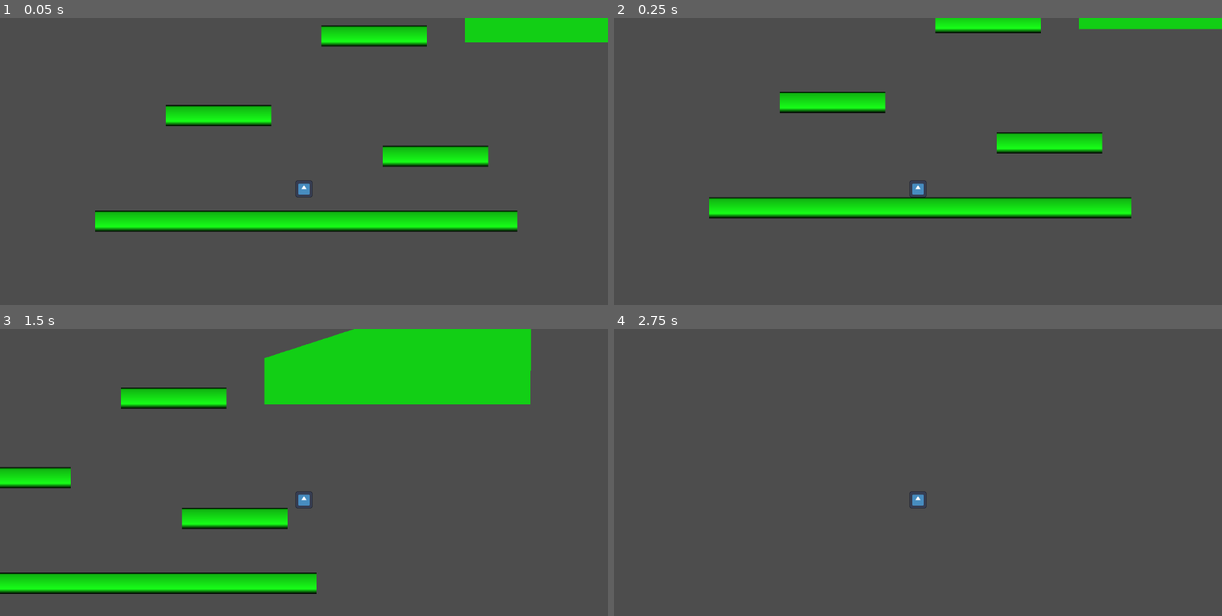
Above: before the commit, frames 1-4 (two rows, left to right).
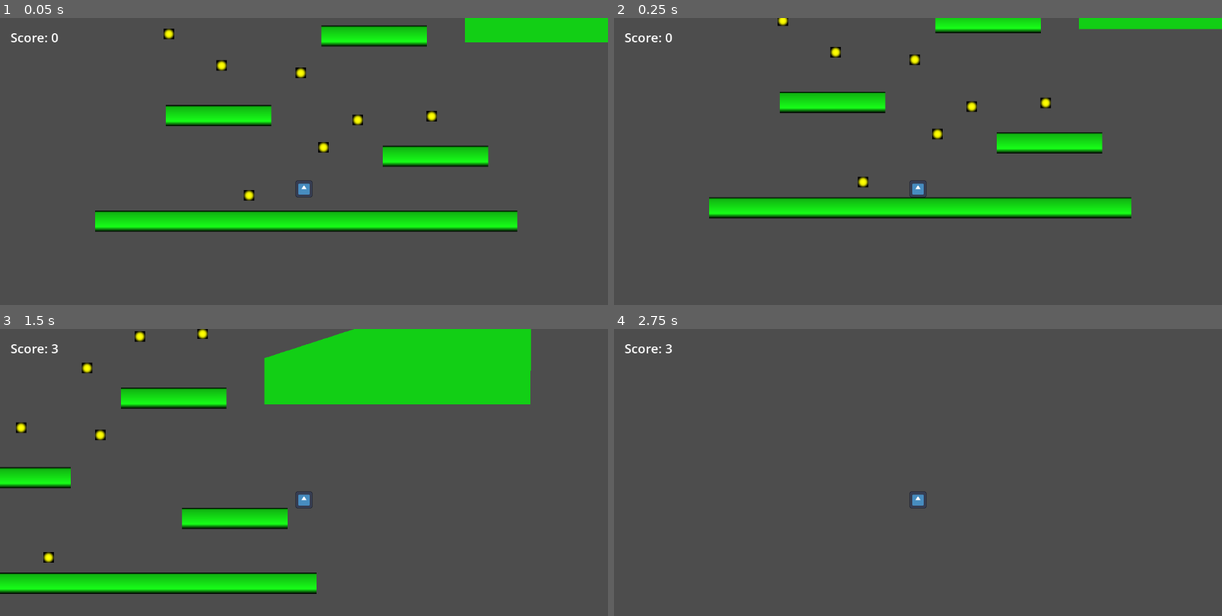
Above: after the commit, the same moments.

Repository: codeSmith12/Godot_AI_Curriculum
Game: Godot game, scene res://scenes/world.tscn
Two runs of this game, one before a commit and one after it. Both use one fixed random seed, a clock stepped at 60 frames per second and the inputs below. The engine's default icon, where the game draws it, is replaced by a stand-in: a white triangle on a blue panel in a dark square.
Inputs:
- Up to frame 1 (0.05 s): no input
- Up to frame 2 (0.25 s): no input
- Up to frame 3 (1.5 s): tap Enter (ui_accept) at 0.5, 0.77 s; hold Right (ui_right) from 0.53 s (still down)
- Up to frame 4 (2.75 s): tap Enter (ui_accept) at 1.52 s; release Right (ui_right) at 2.03 s; hold Left (ui_left) from 2.03 s (still down)

The runs differ from the first frame. In frame 1, 0.6% of the frame differs, in the area x 1-72%, y 3-64%; in frame 2, 0.6%; in frame 3, 0.5%; in frame 4, 0.1%.

Commit message:
Lesson 3 - Creating the Coin

Diff:
--- a/Platformer/project.godot
+++ b/Platformer/project.godot
@@ -15,6 +15,14 @@
 config/features=PackedStringArray("4.6", "Forward Plus")
 config/icon="res://icon.svg"
 
+[autoload]
+
+GameState="*uid://cp6yn0sr6ee3t"
+
+[global_group]
+
+player=""
+
 [physics]
 
 3d/physics_engine="Jolt Physics"
--- /dev/null
+++ b/Platformer/scenes/coin.gd
@@ -0,0 +1,7 @@
+extends Area2D
+
+
+func _on_body_entered(body: Node2D) -> void:
+	if body.is_in_group("player"):
+		GameState.add_coin()
+		queue_free()
--- /dev/null
+++ b/Platformer/scenes/coin.tscn
@@ -0,0 +1,29 @@
+[gd_scene format=3 uid="uid://bqpk47h2u8j1a"]
+
+[ext_resource type="Script" uid="uid://coorr6jgg2f2e" path="res://scenes/coin.gd" id="1_rwqht"]
+
+[sub_resource type="Gradient" id="Gradient_kahox"]
+offsets = PackedFloat32Array(0.09337349, 0.19879518, 0.37048194)
+colors = PackedColorArray(1, 1, 0, 1, 0.89457834, 0.89457834, 0, 1, 0, 0, 0, 1)
+
+[sub_resource type="GradientTexture2D" id="GradientTexture2D_rwqht"]
+gradient = SubResource("Gradient_kahox")
+width = 20
+height = 20
+fill = 1
+fill_from = Vector2(0.5, 0.5)
+fill_to = Vector2(2, 0.5)
+
+[sub_resource type="CircleShape2D" id="CircleShape2D_i64fm"]
+radius = 12.0
+
+[node name="Coin" type="Area2D" unique_id=1742568571]
+script = ExtResource("1_rwqht")
+
+[node name="Sprite2D" type="Sprite2D" parent="." unique_id=709174647]
+texture = SubResource("GradientTexture2D_rwqht")
+
+[node name="CollisionShape2D" type="CollisionShape2D" parent="." unique_id=1119624770]
+shape = SubResource("CircleShape2D_i64fm")
+
+[connection signal="body_entered" from="." to="." method="_on_body_entered"]
--- a/Platformer/scenes/player.tscn
+++ b/Platformer/scenes/player.tscn
@@ -6,7 +6,7 @@
 [sub_resource type="RectangleShape2D" id="RectangleShape2D_g2els"]
 size = Vector2(32, 32)
 
-[node name="Player" type="CharacterBody2D" unique_id=980844804]
+[node name="Player" type="CharacterBody2D" unique_id=980844804 groups=["player"]]
 script = ExtResource("1_g2els")
 speed = 400.0
 jump_velocity = -550.0
--- /dev/null
+++ b/Platformer/scenes/score_label.gd
@@ -0,0 +1,9 @@
+extends Label
+
+
+func _ready():
+	GameState.score_changed.connect(update_score)
+	GameState.reset_score()
+
+func update_score(new_score):
+	text = "Score: " + str(new_score)
--- a/Platformer/scenes/world.tscn
+++ b/Platformer/scenes/world.tscn
@@ -2,6 +2,8 @@
 
 [ext_resource type="PackedScene" uid="uid://pbmoqjvodepq" path="res://scenes/player.tscn" id="1_nnsk1"]
 [ext_resource type="PackedScene" uid="uid://da3arnja7nvk5" path="res://scenes/platform.tscn" id="1_rwgxs"]
+[ext_resource type="PackedScene" uid="uid://bqpk47h2u8j1a" path="res://scenes/coin.tscn" id="3_4wyf3"]
+[ext_resource type="Script" uid="uid://ythhnmcc0548" path="res://scenes/score_label.gd" id="4_k0juu"]
 
 [sub_resource type="RectangleShape2D" id="RectangleShape2D_rwgxs"]
 size = Vector2(200, 40)
@@ -19,143 +21,271 @@
 
 [node name="World" type="Node2D" unique_id=619077012]
 
-[node name="Floor" parent="." unique_id=1329949325 instance=ExtResource("1_rwgxs")]
+[node name="Player" parent="." unique_id=980844804 instance=ExtResource("1_nnsk1")]
+position = Vector2(396, 337)
+
+[node name="TerrainParts" type="Node" parent="." unique_id=442821237]
+
+[node name="Terrain" type="StaticBody2D" parent="TerrainParts" unique_id=1512224684]
+position = Vector2(1045, 29)
+
+[node name="Polygon2D" type="Polygon2D" parent="TerrainParts/Terrain" unique_id=762215620]
+color = Color(0.07058824, 0.8117647, 0.08235294, 1)
+polygon = PackedVector2Array(-344, -56, -344, 32.000015, 159.99994, 32.000015, 161.44, -153, -48, -152)
+uv = PackedVector2Array(-338, -32, -337.5, 26.5, 159.5, 25.5, 161.44, -153, -45.059998, -155)
+
+[node name="CollisionPolygon2D" type="CollisionPolygon2D" parent="TerrainParts/Terrain" unique_id=1122995846]
+polygon = PackedVector2Array(-344, -56, -344, 32.000015, 159.99994, 32.000015, 161.44, -153, -48, -152)
+
+[node name="Terrain2" type="StaticBody2D" parent="TerrainParts" unique_id=703161221]
+position = Vector2(2735, -243)
+
+[node name="Polygon2D" type="Polygon2D" parent="TerrainParts/Terrain2" unique_id=1104700437]
+color = Color(0.07058824, 0.8117647, 0.08235294, 1)
+polygon = PackedVector2Array(-256, -111.99999, -88, -160, 136, -87.99999, -96, 8, -224, 40)
+uv = PackedVector2Array(-167.99997, -87.99999, -88, -160, 40, -87.99999, -96, 8, -215.99997, -16)
+
+[node name="CollisionPolygon2D" type="CollisionPolygon2D" parent="TerrainParts/Terrain2" unique_id=1364304539]
+polygon = PackedVector2Array(-256, -111.99999, -88, -160, 136, -87.99999, -96, 8, -224, 40)
+
+[node name="Terrain3" type="StaticBody2D" parent="TerrainParts" unique_id=578605967]
+position = Vector2(3172.0002, -292.00012)
+rotation = 2.547033
+scale = Vector2(0.99999994, 0.99999994)
+
+[node name="Polygon2D" type="Polygon2D" parent="TerrainParts/Terrain3" unique_id=1157174719]
+color = Color(0.07058824, 0.8117647, 0.08235294, 1)
+polygon = PackedVector2Array(-256, -111.99999, -88, -160, 136, -87.99999, -96, 8, -224, 40)
+uv = PackedVector2Array(-167.99997, -87.99999, -88, -160, 40, -87.99999, -96, 8, -215.99997, -16)
+
+[node name="CollisionPolygon2D" type="CollisionPolygon2D" parent="TerrainParts/Terrain3" unique_id=1409398375]
+polygon = PackedVector2Array(-256, -111.99999, -88, -160, 136, -87.99999, -96, 8, -224, 40)
+
+[node name="Terrain4" type="StaticBody2D" parent="TerrainParts" unique_id=1244135161]
+position = Vector2(3086, -831)
+rotation = -1.9521812
+scale = Vector2(0.99999994, 0.99999994)
+
+[node name="Polygon2D" type="Polygon2D" parent="TerrainParts/Terrain4" unique_id=1960351057]
+color = Color(0.07058824, 0.8117647, 0.08235294, 1)
+polygon = PackedVector2Array(-256, -111.99999, -88, -160, 136, -87.99999, -96, 8, -224, 40)
+uv = PackedVector2Array(-167.99997, -87.99999, -88, -160, 40, -87.99999, -96, 8, -215.99997, -16)
+
+[node name="CollisionPolygon2D" type="CollisionPolygon2D" parent="TerrainParts/Terrain4" unique_id=1528699566]
+polygon = PackedVector2Array(-256, -111.99999, -88, -160, 136, -87.99999, -96, 8, -224, 40)
+
+[node name="Terrain5" type="StaticBody2D" parent="TerrainParts" unique_id=1056710584]
+position = Vector2(3577, -920.0001)
+rotation = -1.1481268
+
+[node name="Polygon2D" type="Polygon2D" parent="TerrainParts/Terrain5" unique_id=766587042]
+color = Color(0.07058824, 0.8117647, 0.08235294, 1)
+polygon = PackedVector2Array(-256, -111.99999, -88, -160, 136, -87.99999, -96, 8, -224, 40)
+uv = PackedVector2Array(-167.99997, -87.99999, -88, -160, 40, -87.99999, -96, 8, -215.99997, -16)
+
+[node name="CollisionPolygon2D" type="CollisionPolygon2D" parent="TerrainParts/Terrain5" unique_id=1912606936]
+polygon = PackedVector2Array(-256, -111.99999, -88, -160, 136, -87.99999, -96, 8, -224, 40)
+
+[node name="Floor" parent="TerrainParts" unique_id=1329949325 instance=ExtResource("1_rwgxs")]
 position = Vector2(645, 277)
 
-[node name="CollisionShape2D" parent="Floor" index="0" unique_id=2010919183]
-shape = SubResource("RectangleShape2D_rwgxs")
-
-[node name="Sprite2D" parent="Floor" index="1" unique_id=346459178]
-texture = SubResource("GradientTexture2D_4wyf3")
-
-[node name="Floor2" parent="." unique_id=1715413956 instance=ExtResource("1_rwgxs")]
+[node name="CollisionShape2D" parent="TerrainParts/Floor" index="0" unique_id=2010919183]
+shape = SubResource("RectangleShape2D_rwgxs")
+
+[node name="Sprite2D" parent="TerrainParts/Floor" index="1" unique_id=346459178]
+texture = SubResource("GradientTexture2D_4wyf3")
+
+[node name="Floor2" parent="TerrainParts" unique_id=1715413956 instance=ExtResource("1_rwgxs")]
 position = Vector2(234, 200)
 
-[node name="CollisionShape2D" parent="Floor2" index="0" unique_id=2010919183]
-shape = SubResource("RectangleShape2D_rwgxs")
-
-[node name="Sprite2D" parent="Floor2" index="1" unique_id=346459178]
-texture = SubResource("GradientTexture2D_4wyf3")
-
-[node name="Floor3" parent="." unique_id=858239081 instance=ExtResource("1_rwgxs")]
+[node name="CollisionShape2D" parent="TerrainParts/Floor2" index="0" unique_id=2010919183]
+shape = SubResource("RectangleShape2D_rwgxs")
+
+[node name="Sprite2D" parent="TerrainParts/Floor2" index="1" unique_id=346459178]
+texture = SubResource("GradientTexture2D_4wyf3")
+
+[node name="Floor3" parent="TerrainParts" unique_id=858239081 instance=ExtResource("1_rwgxs")]
 position = Vector2(529, 49)
 
-[node name="CollisionShape2D" parent="Floor3" index="0" unique_id=2010919183]
-shape = SubResource("RectangleShape2D_rwgxs")
-
-[node name="Sprite2D" parent="Floor3" index="1" unique_id=346459178]
-texture = SubResource("GradientTexture2D_4wyf3")
-
-[node name="Floor4" parent="." unique_id=2481081 instance=ExtResource("1_rwgxs")]
+[node name="CollisionShape2D" parent="TerrainParts/Floor3" index="0" unique_id=2010919183]
+shape = SubResource("RectangleShape2D_rwgxs")
+
+[node name="Sprite2D" parent="TerrainParts/Floor3" index="1" unique_id=346459178]
+texture = SubResource("GradientTexture2D_4wyf3")
+
+[node name="Floor4" parent="TerrainParts" unique_id=2481081 instance=ExtResource("1_rwgxs")]
 position = Vector2(1465, -103)
 
-[node name="CollisionShape2D" parent="Floor4" index="0" unique_id=2010919183]
-shape = SubResource("RectangleShape2D_rwgxs")
-
-[node name="Sprite2D" parent="Floor4" index="1" unique_id=346459178]
-texture = SubResource("GradientTexture2D_4wyf3")
-
-[node name="Floor5" parent="." unique_id=297714127 instance=ExtResource("1_rwgxs")]
+[node name="CollisionShape2D" parent="TerrainParts/Floor4" index="0" unique_id=2010919183]
+shape = SubResource("RectangleShape2D_rwgxs")
+
+[node name="Sprite2D" parent="TerrainParts/Floor4" index="1" unique_id=346459178]
+texture = SubResource("GradientTexture2D_4wyf3")
+
+[node name="Floor5" parent="TerrainParts" unique_id=297714127 instance=ExtResource("1_rwgxs")]
 position = Vector2(1782, -25)
 rotation = 1.5796082
 scale = Vector2(0.31260762, 1.7443193)
 
-[node name="CollisionShape2D" parent="Floor5" index="0" unique_id=2010919183]
-shape = SubResource("RectangleShape2D_rwgxs")
-
-[node name="Sprite2D" parent="Floor5" index="1" unique_id=346459178]
-texture = SubResource("GradientTexture2D_4wyf3")
-
-[node name="Floor6" parent="." unique_id=1222158881 instance=ExtResource("1_rwgxs")]
+[node name="CollisionShape2D" parent="TerrainParts/Floor5" index="0" unique_id=2010919183]
+shape = SubResource("RectangleShape2D_rwgxs")
+
+[node name="Sprite2D" parent="TerrainParts/Floor5" index="1" unique_id=346459178]
+texture = SubResource("GradientTexture2D_4wyf3")
+
+[node name="Floor6" parent="TerrainParts" unique_id=1222158881 instance=ExtResource("1_rwgxs")]
 position = Vector2(2039.0002, -108.00001)
 rotation = 1.5796082
 scale = Vector2(0.31260762, 1.7443193)
 
-[node name="CollisionShape2D" parent="Floor6" index="0" unique_id=2010919183]
-shape = SubResource("RectangleShape2D_rwgxs")
-
-[node name="Sprite2D" parent="Floor6" index="1" unique_id=346459178]
-texture = SubResource("GradientTexture2D_4wyf3")
-
-[node name="Floor7" parent="." unique_id=844406458 instance=ExtResource("1_rwgxs")]
+[node name="CollisionShape2D" parent="TerrainParts/Floor6" index="0" unique_id=2010919183]
+shape = SubResource("RectangleShape2D_rwgxs")
+
+[node name="Sprite2D" parent="TerrainParts/Floor6" index="1" unique_id=346459178]
+texture = SubResource("GradientTexture2D_4wyf3")
+
+[node name="Floor7" parent="TerrainParts" unique_id=844406458 instance=ExtResource("1_rwgxs")]
 position = Vector2(2282, -195.00002)
 rotation = 1.5796082
 scale = Vector2(0.31260762, 1.7443193)
 
-[node name="CollisionShape2D" parent="Floor7" index="0" unique_id=2010919183]
-shape = SubResource("RectangleShape2D_rwgxs")
-
-[node name="Sprite2D" parent="Floor7" index="1" unique_id=346459178]
-texture = SubResource("GradientTexture2D_4wyf3")
-
-[node name="Platform" parent="." unique_id=1642511972 instance=ExtResource("1_rwgxs")]
+[node name="CollisionShape2D" parent="TerrainParts/Floor7" index="0" unique_id=2010919183]
+shape = SubResource("RectangleShape2D_rwgxs")
+
+[node name="Sprite2D" parent="TerrainParts/Floor7" index="1" unique_id=346459178]
+texture = SubResource("GradientTexture2D_4wyf3")
+
+[node name="Platform" parent="TerrainParts" unique_id=1642511972 instance=ExtResource("1_rwgxs")]
 position = Vector2(400, 400)
 
-[node name="Player" parent="." unique_id=980844804 instance=ExtResource("1_nnsk1")]
-position = Vector2(396, 337)
-
-[node name="Terrain" type="StaticBody2D" parent="." unique_id=1512224684]
-position = Vector2(1045, 29)
-
-[node name="Polygon2D" type="Polygon2D" parent="Terrain" unique_id=762215620]
-color = Color(0.07058824, 0.8117647, 0.08235294, 1)
-polygon = PackedVector2Array(-344, -56, -344, 32.000015, 159.99994, 32.000015, 161.44, -153, -48, -152)
-uv = PackedVector2Array(-338, -32, -337.5, 26.5, 159.5, 25.5, 161.44, -153, -45.059998, -155)
-
-[node name="CollisionPolygon2D" type="CollisionPolygon2D" parent="Terrain" unique_id=1122995846]
-polygon = PackedVector2Array(-344, -56, -344, 32.000015, 159.99994, 32.000015, 161.44, -153, -48, -152)
-
-[node name="Terrain2" type="StaticBody2D" parent="." unique_id=703161221]
-position = Vector2(2735, -243)
-
-[node name="Polygon2D" type="Polygon2D" parent="Terrain2" unique_id=1104700437]
-color = Color(0.07058824, 0.8117647, 0.08235294, 1)
-polygon = PackedVector2Array(-256, -111.99999, -88, -160, 136, -87.99999, -96, 8, -224, 40)
-uv = PackedVector2Array(-167.99997, -87.99999, -88, -160, 40, -87.99999, -96, 8, -215.99997, -16)
-
-[node name="CollisionPolygon2D" type="CollisionPolygon2D" parent="Terrain2" unique_id=1364304539]
-polygon = PackedVector2Array(-256, -111.99999, -88, -160, 136, -87.99999, -96, 8, -224, 40)
-
-[node name="Terrain3" type="StaticBody2D" parent="." unique_id=578605967]
-position = Vector2(3172.0002, -292.00012)
-rotation = 2.547033
-
-[node name="Polygon2D" type="Polygon2D" parent="Terrain3" unique_id=1157174719]
-color = Color(0.07058824, 0.8117647, 0.08235294, 1)
-polygon = PackedVector2Array(-256, -111.99999, -88, -160, 136, -87.99999, -96, 8, -224, 40)
-uv = PackedVector2Array(-167.99997, -87.99999, -88, -160, 40, -87.99999, -96, 8, -215.99997, -16)
-
-[node name="CollisionPolygon2D" type="CollisionPolygon2D" parent="Terrain3" unique_id=1409398375]
-polygon = PackedVector2Array(-256, -111.99999, -88, -160, 136, -87.99999, -96, 8, -224, 40)
-
-[node name="Terrain4" type="StaticBody2D" parent="." unique_id=1244135161]
-position = Vector2(3086, -831)
-rotation = 4.331004
-
-[node name="Polygon2D" type="Polygon2D" parent="Terrain4" unique_id=1960351057]
-color = Color(0.07058824, 0.8117647, 0.08235294, 1)
-polygon = PackedVector2Array(-256, -111.99999, -88, -160, 136, -87.99999, -96, 8, -224, 40)
-uv = PackedVector2Array(-167.99997, -87.99999, -88, -160, 40, -87.99999, -96, 8, -215.99997, -16)
-
-[node name="CollisionPolygon2D" type="CollisionPolygon2D" parent="Terrain4" unique_id=1528699566]
-polygon = PackedVector2Array(-256, -111.99999, -88, -160, 136, -87.99999, -96, 8, -224, 40)
-
-[node name="Terrain5" type="StaticBody2D" parent="." unique_id=1056710584]
-position = Vector2(3577, -920.0001)
-rotation = 5.1350584
-
-[node name="Polygon2D" type="Polygon2D" parent="Terrain5" unique_id=766587042]
-color = Color(0.07058824, 0.8117647, 0.08235294, 1)
-polygon = PackedVector2Array(-256, -111.99999, -88, -160, 136, -87.99999, -96, 8, -224, 40)
-uv = PackedVector2Array(-167.99997, -87.99999, -88, -160, 40, -87.99999, -96, 8, -215.99997, -16)
-
-[node name="CollisionPolygon2D" type="CollisionPolygon2D" parent="Terrain5" unique_id=1912606936]
-polygon = PackedVector2Array(-256, -111.99999, -88, -160, 136, -87.99999, -96, 8, -224, 40)
-
-[editable path="Floor"]
-[editable path="Floor2"]
-[editable path="Floor3"]
-[editable path="Floor4"]
-[editable path="Floor5"]
-[editable path="Floor6"]
-[editable path="Floor7"]
+[node name="Collectables" type="Node" parent="." unique_id=2070650467]
+
+[node name="Coin" parent="Collectables" unique_id=1742568571 instance=ExtResource("3_4wyf3")]
+position = Vector2(292, 351)
+
+[node name="Coin2" parent="Collectables" unique_id=1702097977 instance=ExtResource("3_4wyf3")]
+position = Vector2(433, 260)
+
+[node name="Coin3" parent="Collectables" unique_id=1538297293 instance=ExtResource("3_4wyf3")]
+position = Vector2(498, 208)
+
+[node name="Coin4" parent="Collectables" unique_id=1772827109 instance=ExtResource("3_4wyf3")]
+position = Vector2(638, 201)
+
+[node name="Coin5" parent="Collectables" unique_id=1780906751 instance=ExtResource("3_4wyf3")]
+position = Vector2(390, 119)
+
+[node name="Coin6" parent="Collectables" unique_id=530268274 instance=ExtResource("3_4wyf3")]
+position = Vector2(240, 105)
+
+[node name="Coin7" parent="Collectables" unique_id=1334600257 instance=ExtResource("3_4wyf3")]
+position = Vector2(140, 45)
+
+[node name="Coin8" parent="Collectables" unique_id=38298556 instance=ExtResource("3_4wyf3")]
+position = Vector2(365, -8)
+
+[node name="Coin9" parent="Collectables" unique_id=24687789 instance=ExtResource("3_4wyf3")]
+position = Vector2(465, -68)
+
+[node name="Coin10" parent="Collectables" unique_id=1458789762 instance=ExtResource("3_4wyf3")]
+position = Vector2(584, -73)
+
+[node name="Coin11" parent="Collectables" unique_id=1073093774 instance=ExtResource("3_4wyf3")]
+position = Vector2(754, -149)
+
+[node name="Coin12" parent="Collectables" unique_id=713866049 instance=ExtResource("3_4wyf3")]
+position = Vector2(820, -241)
+
+[node name="Coin13" parent="Collectables" unique_id=941138772 instance=ExtResource("3_4wyf3")]
+position = Vector2(953, -241)
+
+[node name="Coin14" parent="Collectables" unique_id=1092757362 instance=ExtResource("3_4wyf3")]
+position = Vector2(1114, -232)
+
+[node name="Coin15" parent="Collectables" unique_id=1937469339 instance=ExtResource("3_4wyf3")]
+position = Vector2(1374, -249)
+
+[node name="Coin16" parent="Collectables" unique_id=1371066744 instance=ExtResource("3_4wyf3")]
+position = Vector2(1424, -198)
+
+[node name="Coin17" parent="Collectables" unique_id=392368079 instance=ExtResource("3_4wyf3")]
+position = Vector2(1468, -245)
+
+[node name="Coin18" parent="Collectables" unique_id=642980240 instance=ExtResource("3_4wyf3")]
+position = Vector2(1510, -198)
+
+[node name="Coin19" parent="Collectables" unique_id=1996814859 instance=ExtResource("3_4wyf3")]
+position = Vector2(1549, -252)
+
+[node name="Coin20" parent="Collectables" unique_id=2049175718 instance=ExtResource("3_4wyf3")]
+position = Vector2(1668, -165)
+
+[node name="Coin21" parent="Collectables" unique_id=1468214001 instance=ExtResource("3_4wyf3")]
+position = Vector2(1781, -85)
+
+[node name="Coin22" parent="Collectables" unique_id=1892367022 instance=ExtResource("3_4wyf3")]
+position = Vector2(2037, -161)
+
+[node name="Coin23" parent="Collectables" unique_id=950164078 instance=ExtResource("3_4wyf3")]
+position = Vector2(1894, -199)
+
+[node name="Coin24" parent="Collectables" unique_id=1195972287 instance=ExtResource("3_4wyf3")]
+position = Vector2(2142, -239)
+
+[node name="Coin25" parent="Collectables" unique_id=1626608820 instance=ExtResource("3_4wyf3")]
+position = Vector2(2281, -244)
+
+[node name="Coin26" parent="Collectables" unique_id=276945487 instance=ExtResource("3_4wyf3")]
+position = Vector2(2359, -343)
+
+[node name="Coin27" parent="Collectables" unique_id=1442043973 instance=ExtResource("3_4wyf3")]
+position = Vector2(2523, -414)
+
+[node name="Coin28" parent="Collectables" unique_id=381673899 instance=ExtResource("3_4wyf3")]
+position = Vector2(2735, -421)
+
+[node name="Coin29" parent="Collectables" unique_id=1606882235 instance=ExtResource("3_4wyf3")]
+position = Vector2(2968, -416)
+
+[node name="Coin30" parent="Collectables" unique_id=364229084 instance=ExtResource("3_4wyf3")]
+position = Vector2(3132, -243)
+
+[node name="Coin31" parent="Collectables" unique_id=295654223 instance=ExtResource("3_4wyf3")]
+position = Vector2(3250, -420)
+
+[node name="Coin32" parent="Collectables" unique_id=1634421724 instance=ExtResource("3_4wyf3")]
+position = Vector2(3374, -464)
+
+[node name="Coin33" parent="Collectables" unique_id=1510826779 instance=ExtResource("3_4wyf3")]
+position = Vector2(3314, -590)
+
+[node name="Coin34" parent="Collectables" unique_id=832767048 instance=ExtResource("3_4wyf3")]
+position = Vector2(3188, -710)
+
+[node name="Coin35" parent="Collectables" unique_id=932722230 instance=ExtResource("3_4wyf3")]
+position = Vector2(3084, -846)
+
+[node name="Coin36" parent="Collectables" unique_id=85429039 instance=ExtResource("3_4wyf3")]
+position = Vector2(3410, -951)
+
+[node name="Coin37" parent="Collectables" unique_id=557477002 instance=ExtResource("3_4wyf3")]
+position = Vector2(3475, -1033)
+
+[node name="UILayer" type="CanvasLayer" parent="." unique_id=1090741263]
+
+[node name="ScoreLabel" type="Label" parent="UILayer" unique_id=1879282628]
+offset_left = 20.0
+offset_top = 20.0
+offset_right = 81.0
+offset_bottom = 43.0
+theme_override_font_sizes/font_size = 24
+text = "Score: 0"
+script = ExtResource("4_k0juu")
+
+[editable path="TerrainParts/Floor"]
+[editable path="TerrainParts/Floor2"]
+[editable path="TerrainParts/Floor3"]
+[editable path="TerrainParts/Floor4"]
+[editable path="TerrainParts/Floor5"]
+[editable path="TerrainParts/Floor6"]
+[editable path="TerrainParts/Floor7"]
--- /dev/null
+++ b/Platformer/scripts/game_state.gd
@@ -0,0 +1,14 @@
+extends Node
+
+signal score_changed(new_score)
+
+var score = 0
+
+func add_coin():
+	score += 1
+	score_changed.emit(score)
+
+
+func reset_score():
+	score = 0
+	score_changed.emit(score)
Not shown, added: Platformer/scenes/coin.gd.uid
Not shown, added: Platformer/scenes/score_label.gd.uid
Not shown, added: Platformer/scripts/game_state.gd.uid
